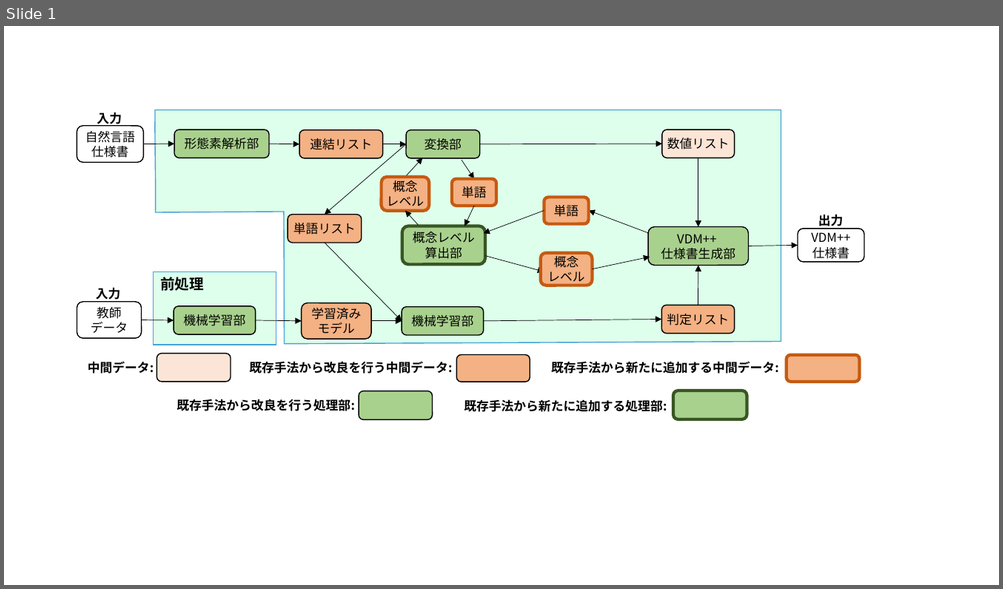
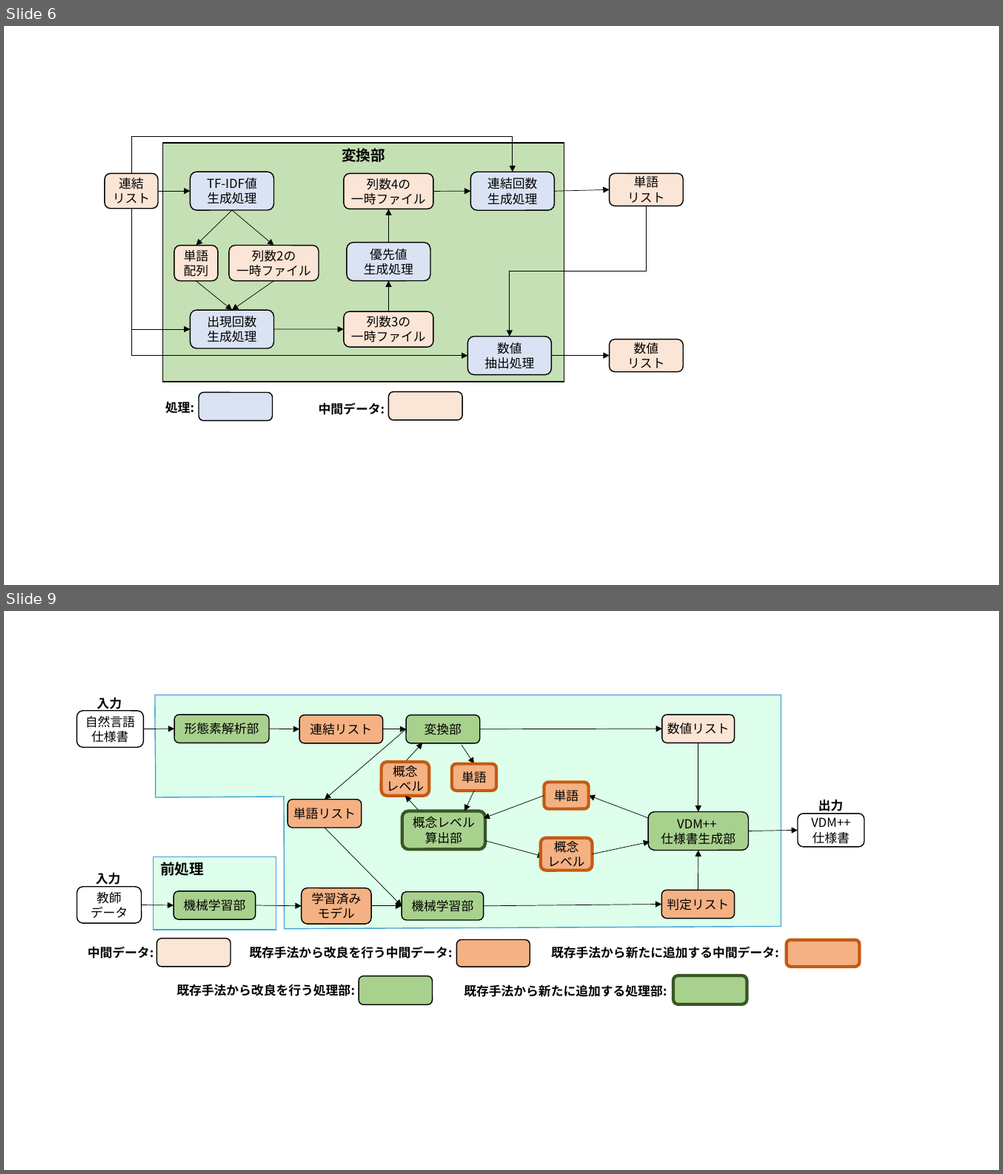
Before and after one commit to sugaken0528/masterPaper, a slide deck: image/sozai.pptx. Shown one above the other, each under a label of ours: slide 1 before the commit, slides 6 and 9 after it; the slides between them are not shown. The pictures are 1003x589 and 1003x1174 pixels, drawn with LibreOffice and Linux fonts; fonts in the diff are those of the drawing. Boxes give left, top, right and bottom in pixels: in the first picture for what was removed or moved away, otherwise in the second. Text is boxed around its words. In the diff, an @@ line names an element or a change of style, - is before the commit and + after.

```diff
--- a/image/sozai.pptx
+++ b/image/sozai.pptx
@@ slide 6 added at (x1=4, y1=26, x2=999, y2=585), background #FFFFFF @@
@@ elbow arrow added from (131, 174) to (512, 173), #000000 0.5 pt @@
@@ rectangle added at (x1=163, y1=143, x2=563, y2=383), fill #C5E0B4, outline #000000 1 pt, 14 pt, text #000000, bold @@
+変換部
@@ rounded rectangle added at (x1=105, y1=174, x2=159, y2=209), fill #FBE5D6, outline #000000 1 pt, 12 pt, text #000000 @@
+連結
+リスト
@@ rounded rectangle added at (x1=190, y1=173, x2=273, y2=211), fill #DAE3F3, outline #000000 1 pt, 12 pt, text #000000 @@
+TF-IDF値
+生成処理
@@ rounded rectangle added at (x1=344, y1=174, x2=433, y2=210), fill #FBE5D6, outline #000000 1 pt, 12 pt, text #000000 @@
+列数4の
+一時ファイル
@@ rounded rectangle added at (x1=470, y1=173, x2=554, y2=211), fill #DAE3F3, outline #000000 1 pt, 12 pt, text #000000 @@
+連結回数
+生成処理
@@ rounded rectangle added at (x1=609, y1=174, x2=683, y2=207), fill #FBE5D6, outline #000000 1 pt, 12 pt, text #000000 @@
+単語
+リスト
@@ arrow added from (158, 191) to (190, 191), #000000 0.5 pt @@
@@ arrow added from (433, 192) to (470, 191), #000000 0.5 pt @@
@@ arrow added from (554, 191) to (609, 190), #000000 0.5 pt @@
@@ elbow arrow added from (131, 209) to (190, 329), #000000 0.5 pt @@
@@ elbow arrow added from (131, 209) to (467, 356), #000000 0.5 pt @@
@@ arrow added from (233, 210) to (196, 245), #000000 0.5 pt @@
@@ arrow added from (233, 210) to (274, 245), #000000 0.5 pt @@
@@ arrow added from (388, 242) to (388, 209), #000000 0.5 pt @@
@@ elbow arrow added from (646, 206) to (509, 336), #000000 0.5 pt @@
@@ rounded rectangle added at (x1=174, y1=245, x2=218, y2=281), fill #FBE5D6, outline #000000 1 pt, 12 pt, text #000000 @@
+単語
+配列
@@ rounded rectangle added at (x1=229, y1=245, x2=318, y2=281), fill #FBE5D6, outline #000000 1 pt, 12 pt, text #000000 @@
+列数2の
+一時ファイル
@@ rounded rectangle added at (x1=347, y1=242, x2=430, y2=281), fill #DAE3F3, outline #000000 1 pt, 12 pt, text #000000 @@
+優先値
+生成処理
@@ arrow added from (196, 281) to (233, 310), #000000 0.5 pt @@
@@ arrow added from (274, 281) to (233, 310), #000000 0.5 pt @@
@@ arrow added from (388, 312) to (388, 281), #000000 0.5 pt @@
@@ rounded rectangle added at (x1=190, y1=310, x2=273, y2=349), fill #DAE3F3, outline #000000 1 pt, 12 pt, text #000000 @@
+出現回数
+生成処理
@@ rounded rectangle added at (x1=344, y1=312, x2=433, y2=348), fill #FBE5D6, outline #000000 1 pt, 12 pt, text #000000 @@
+列数3の
+一時ファイル
@@ arrow added from (274, 329) to (344, 329), #000000 0.5 pt @@
@@ rounded rectangle added at (x1=467, y1=336, x2=551, y2=375), fill #DAE3F3, outline #000000 1 pt, 12 pt, text #000000 @@
+数値
+抽出処理
@@ arrow added from (552, 356) to (609, 356), #000000 0.5 pt @@
@@ rounded rectangle added at (x1=609, y1=339, x2=683, y2=372), fill #FBE5D6, outline #000000 1 pt, 12 pt, text #000000 @@
+数値
+リスト
@@ text added at (x1=165, y1=402, x2=194, y2=414), 12 pt, text #000000, bold @@
+処理:
@@ rounded rectangle added at (x1=199, y1=393, x2=273, y2=421), fill #DAE3F3, outline #000000 1 pt @@
@@ text added at (x1=318, y1=403, x2=384, y2=415), 12 pt, text #000000, bold @@
+中間データ:
@@ rounded rectangle added at (x1=388, y1=392, x2=462, y2=420), fill #FBE5D6, outline #000000 1 pt @@
@@ what was slide 1 is now slide 9 @@
```
Also in this commit, not shown: 7 other slides added, 15 other files.
